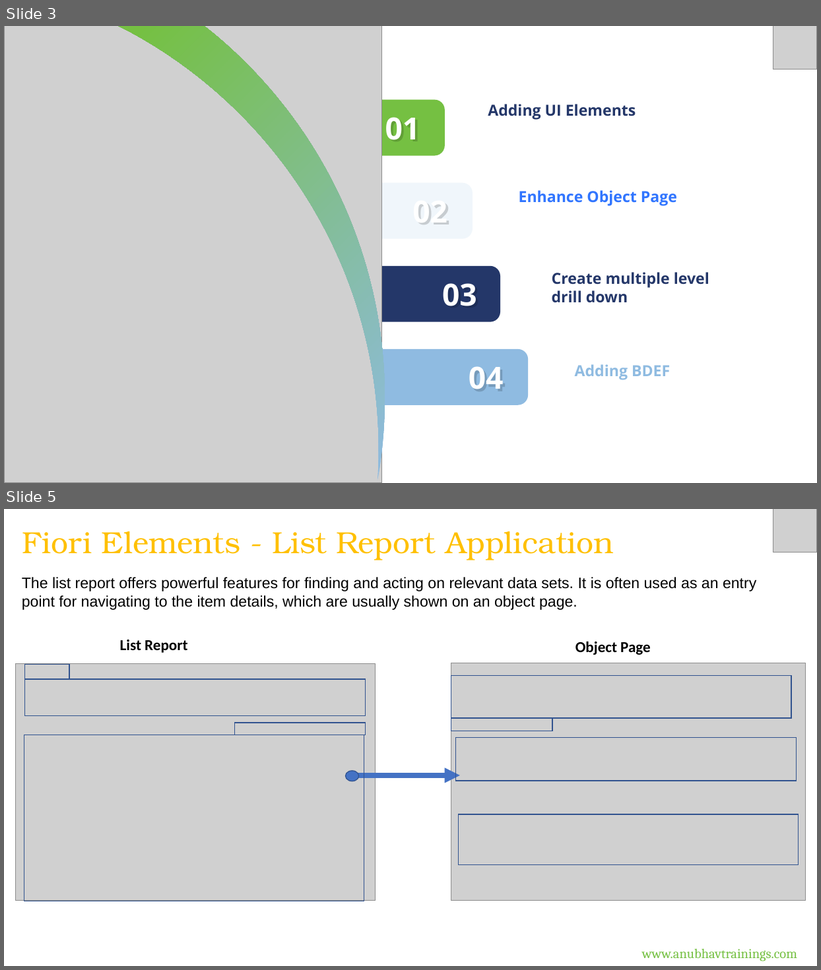
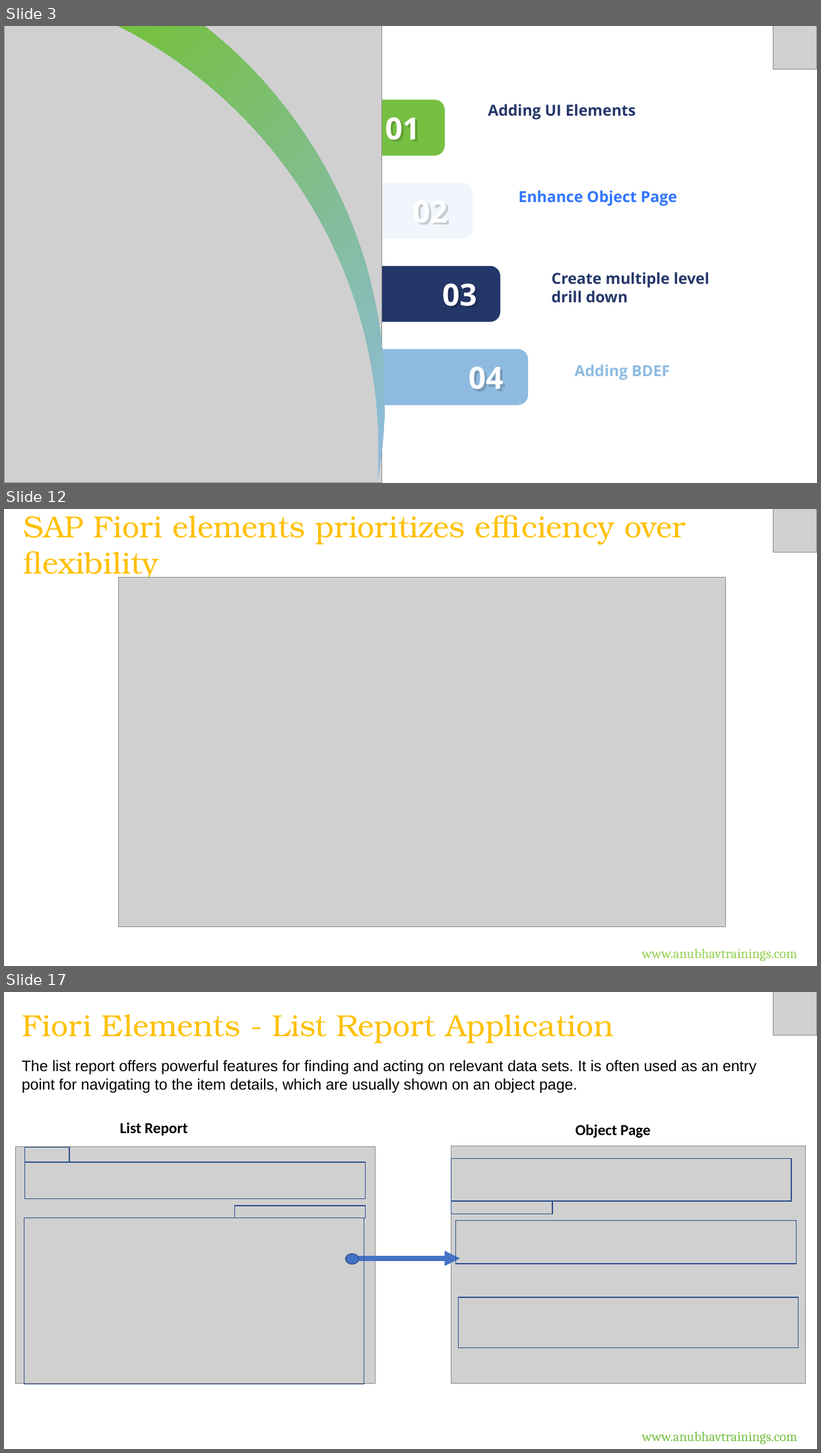
Before and after one commit to soyuztechnologies/RAP_Training_Applied_Materials, a slide deck: Day 6/DAY-6.pptx. Shown one above the other, each under a label of ours: slides 3 and 5 before the commit, slides 3, 12 and 17 after it; the slides between them are not shown. The pictures are 821x970 and 821x1453 pixels, drawn with LibreOffice and Linux fonts; fonts in the diff are those of the drawing; grey boxes stand for pictures. Boxes give left, top, right and bottom in pixels: in the first picture for what was removed or moved away, otherwise in the second. Text is boxed around its words. In the diff, an @@ line names an element or a change of style, - is before the commit and + after.

```diff
--- a/Day 6/DAY-6.pptx
+++ b/Day 6/DAY-6.pptx
@@ slide 12 added at (x1=4, y1=509, x2=817, y2=966), background #FFFFFF @@
@@ text added at (x1=24, y1=515, x2=686, y2=582), 36 pt, text #FFC000 @@
+SAP Fiori elements prioritizes efficiency over flexibility
@@ picture added at (x1=773, y1=509, x2=817, y2=553) @@
@@ picture added at (x1=119, y1=578, x2=725, y2=927) @@
@@ text added at (x1=642, y1=949, x2=797, y2=962), 16 pt, text #92D050 @@
+www.anubhavtrainings.com
@@ what was slide 5 is now slide 17 @@
```
Also in this commit, not shown: 1 slide changed, 11 other slides added, 4 other files.
